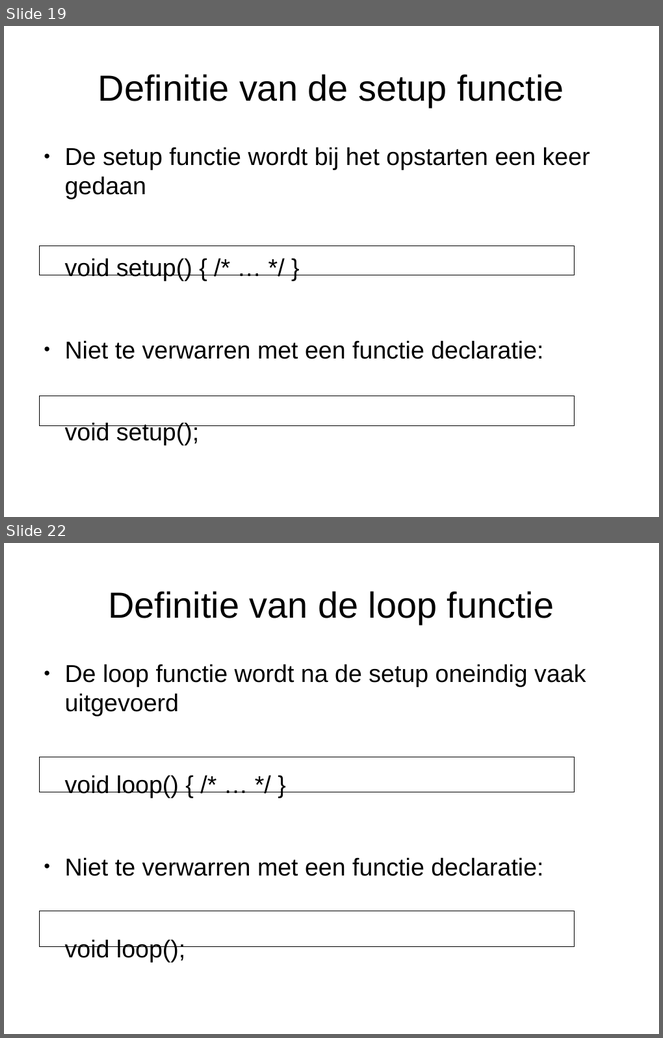
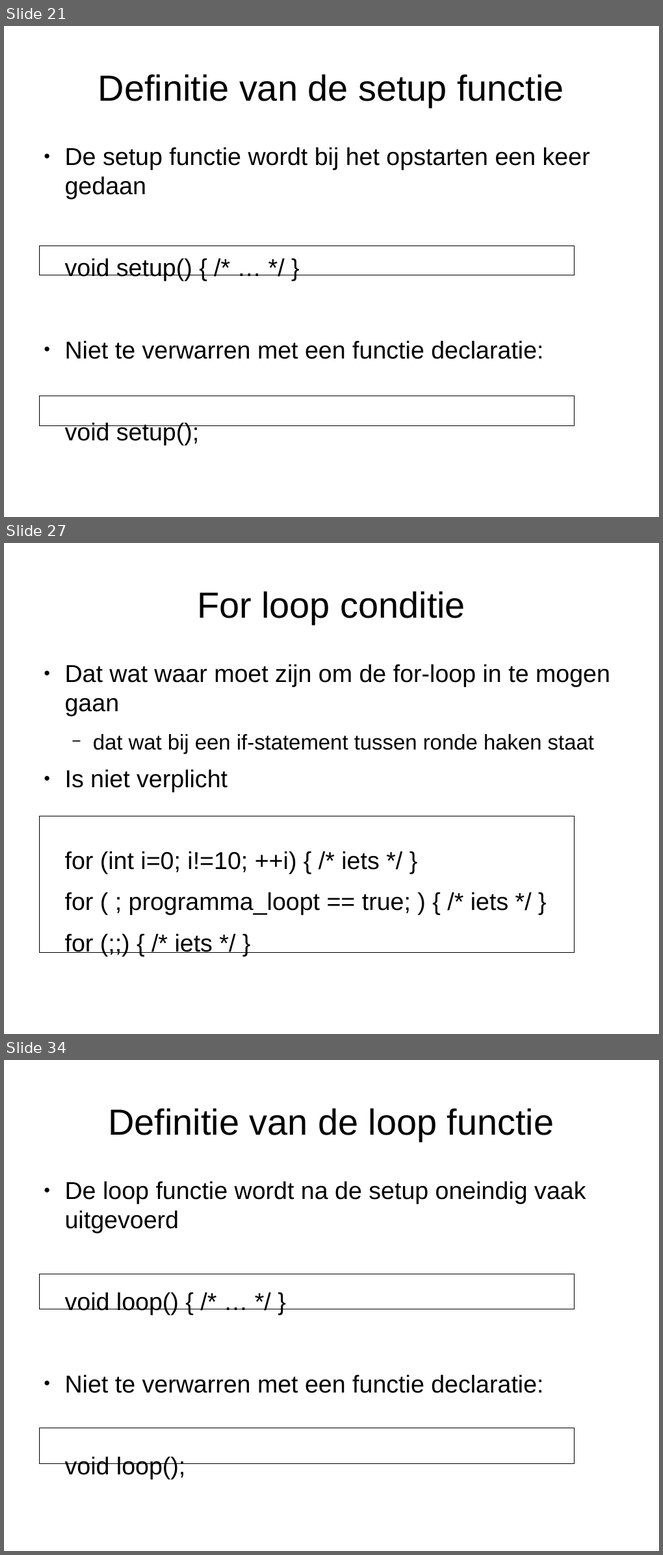
Before and after one commit to djog/arduino_cursus, a slide deck: Presentaties/Flitsuitleg3.odp. Shown one above the other, each under a label of ours: slides 19 and 22 before the commit, slides 21, 27 and 34 after it; the slides between them are not shown. The pictures are 663x1038 and 663x1555 pixels, drawn with LibreOffice and Linux fonts; fonts in the diff are those of the drawing. Boxes give left, top, right and bottom in pixels: in the first picture for what was removed or moved away, otherwise in the second. Text is boxed around its words. In the diff, an @@ line names an element or a change of style, - is before the commit and + after.

```diff
--- a/Presentaties/Flitsuitleg3.odp
+++ b/Presentaties/Flitsuitleg3.odp
@@ slide 27 added at bbox=[4, 543, 659, 1034], background #FFFFFF @@
@@ title added at bbox=[197, 591, 465, 624], 44 pt, text #000000 @@
+For loop conditie
@@ text added at bbox=[65, 664, 610, 953], 29.6 pt, text #000000 @@
+● Dat wat waar moet zijn om de for-loop in te mogen gaan
+  − dat wat bij een if-statement tussen ronde haken staat
+● Is niet verplicht
+for (int i=0; i!=10; ++i) { /* iets */ }
+for ( ; programma_loopt == true; ) { /* iets */ }
+for (;;) { /* iets */ }
@@ rectangle added at bbox=[40, 817, 575, 953], outline #000000 0 pt @@
@@ what was slide 19 is now slide 21 @@
@@ what was slide 22 is now slide 34 @@
```
Also in this commit, not shown: 2 slides changed, 27 other slides added, 18 slides removed, 4 other files.
